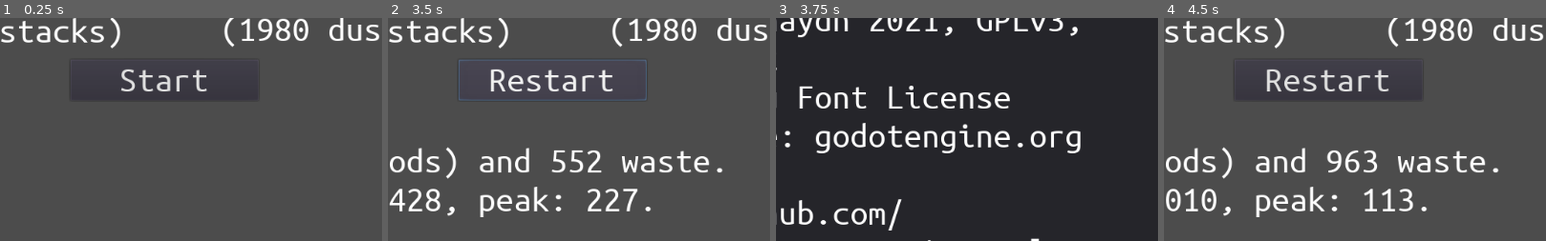
Above: before the commit, frames 1-4 (left to right).
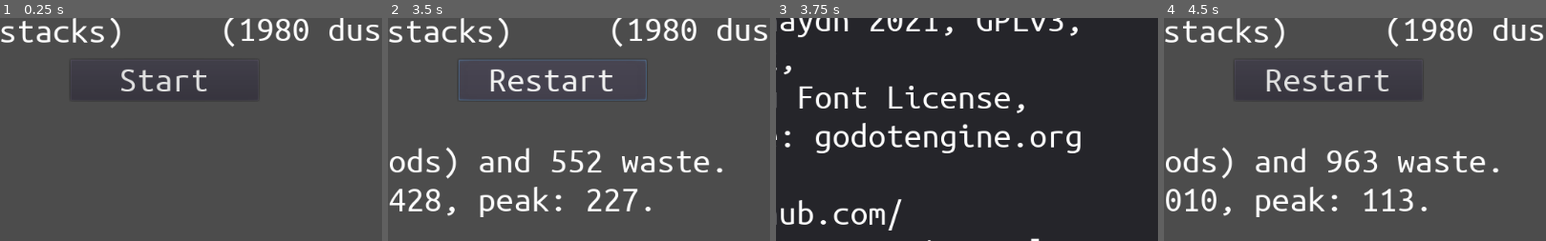
Above: after the commit, the same moments.

Repository: Ghaydn/minetest-uranium-calc
Game: Godot game, scene res://main.tscn
Two runs of this game, one before a commit and one after it. Both use one fixed random seed, a clock stepped at 60 frames per second and the inputs below.
Inputs:
- Up to frame 1 (0.25 s): no input
- Up to frame 2 (3.5 s): click "Start" at 0.5 s; click "Restart" at 1.25 s; click "Restart" at 2 s; click "Restart" at 2.75 s
- Up to frame 3 (3.75 s): click "?" at 3.5 s
- Up to frame 4 (4.5 s): click "ок" at 4.25 s
The pictures show only the part of the screen within x 35-85%, y 22-72%; the shares and areas given below are measured in that part.

Frames 1-2 are identical in both runs. In frame 3, 0.1% of the frame differs, in the area x 2-65%, y 21-43%; in frame 4, nothing differs.

Commit message:
Add files via upload

Diff:
--- a/main.tscn
+++ b/main.tscn
@@ -174,9 +174,11 @@
 
 [node name="pop" type="Popup" parent="."]
 pause_mode = 2
-visible = true
 margin_right = 1024.0
 margin_bottom = 600.0
+__meta__ = {
+"_edit_use_anchors_": false
+}
 
 [node name="Panel" type="Panel" parent="pop"]
 anchor_right = 1.0
@@ -199,8 +201,8 @@
 margin_bottom = 492.0
 text = "Minetest Technic uranium calculator.
 Copyright ghaydn 2021, GPLv3,
-Icon: LGPLv2
-Font: Ubuntu Font License
+Icon: LGPLv2,
+Font: Ubuntu Font License,
 Godot Engine: godotengine.org
 
 https://github.com/
